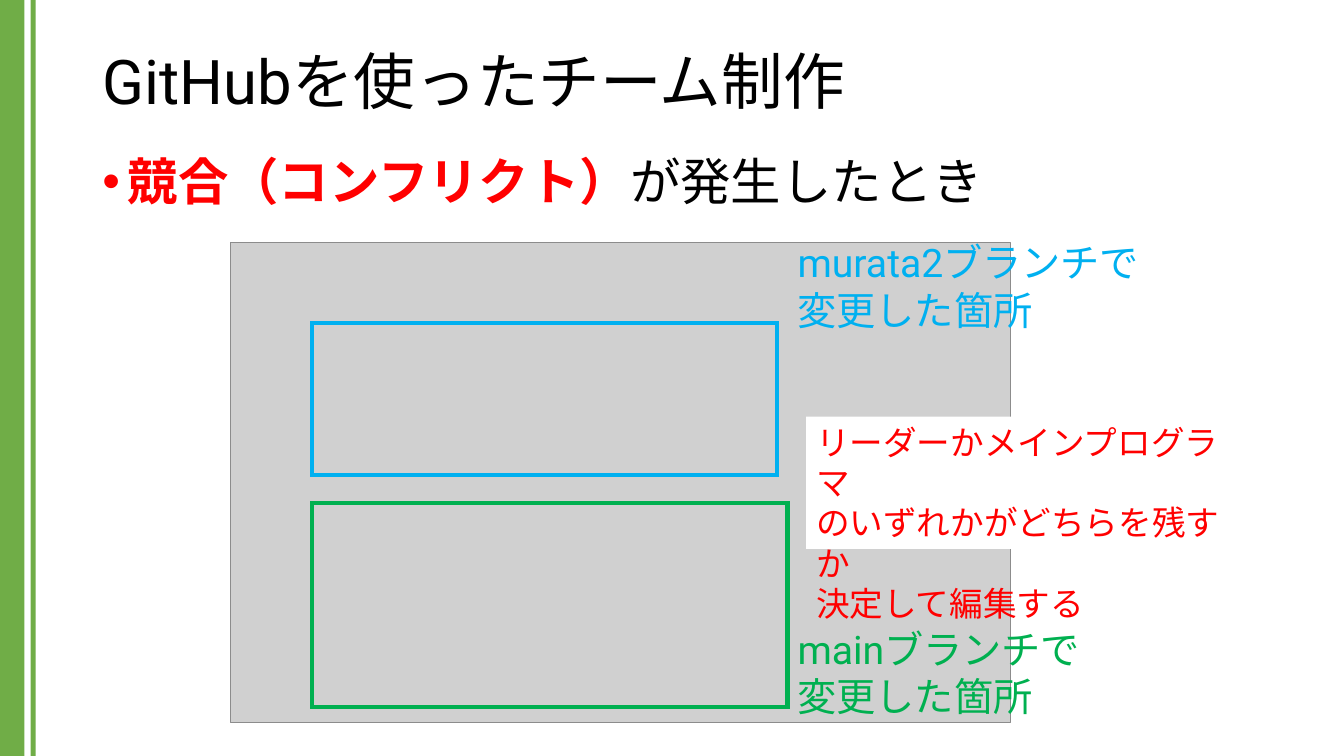
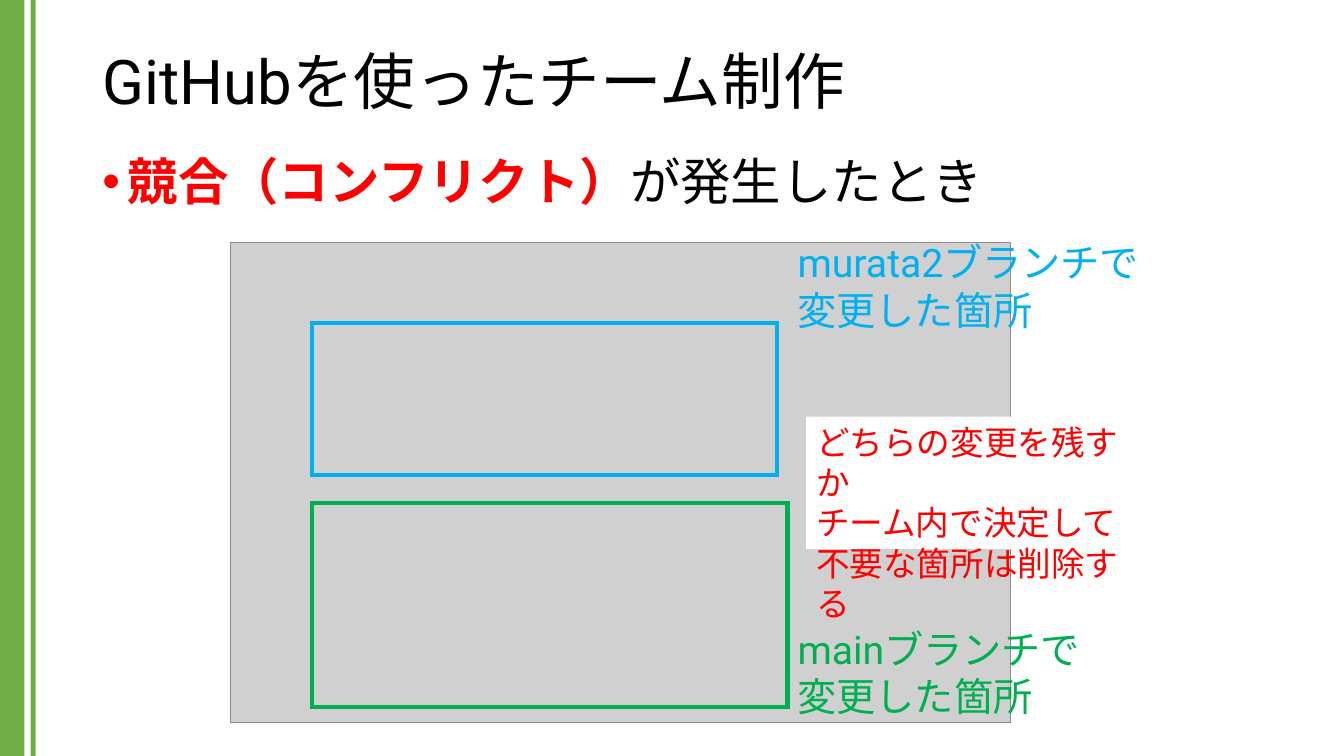
Before and after one commit to kic-murata/cpp2024, a slide deck: slide 49 of 授業資料/GitHubを用いたチーム制作.pptx. Drawn at 1344x756 pixels with LibreOffice and Linux fonts; fonts in the diff are those of the drawing; grey boxes stand for pictures. Boxes give left, top, right and bottom in pixels: in the first picture for what was removed or moved away, otherwise in the second. Text is boxed around its words. In the diff, an @@ line names an element or a change of style, - is before the commit and + after.

```diff
--- a/授業資料/GitHubを用いたチーム制作.pptx
+++ b/授業資料/GitHubを用いたチーム制作.pptx
@@ rectangle "どちらの変更を残すか": place and size @@
-rectangle "どちらの変更を残すか" at (807,416,1258,548)
+rectangle "どちらの変更を残すか" at (807,416,1158,548)
@@ text in rectangle at (816,426,1118,618): text changed @@
-リーダーかメインプログラマ
-のいずれかがどちらを残すか
-決定して編集する
+どちらの変更を残すか
+チーム内で決定して
+不要な箇所は削除する
```
Also in this commit, not shown: 23 other slides changed, 1 slide added, 1 other file.
